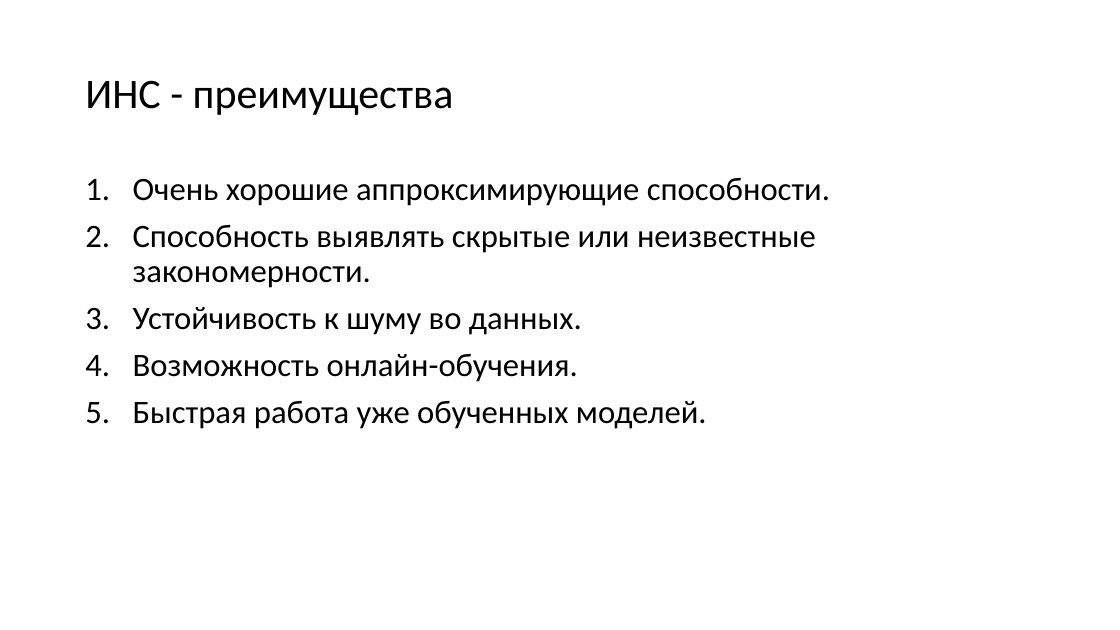
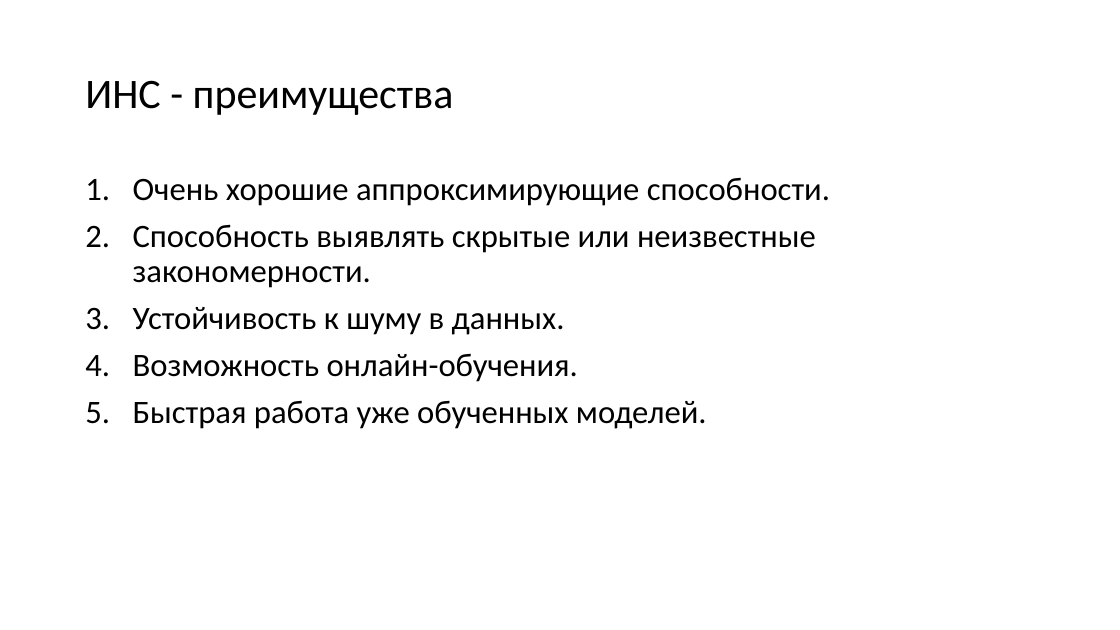
Before and after one commit to mosalov/AI_main_lectures, a slide deck: slide 37 of Лекция 10 24_03_2021.pptx. Drawn at 1120x630 pixels with LibreOffice and Linux fonts; fonts in the diff are those of the drawing. Boxes give left, top, right and bottom in pixels: in the first picture for what was removed or moved away, otherwise in the second. Text is boxed around its words. In the diff, an @@ line names an element or a change of style, - is before the commit and + after.

```diff
--- a/Лекция 10 24_03_2021.pptx
+++ b/Лекция 10 24_03_2021.pptx
@@ text at <box>133,307,565,335</box>: text changed @@
-3. Устойчивость к шуму во данных.
+3. Устойчивость к шуму в данных.
```
Also in this commit, not shown: 3 other slides changed.
